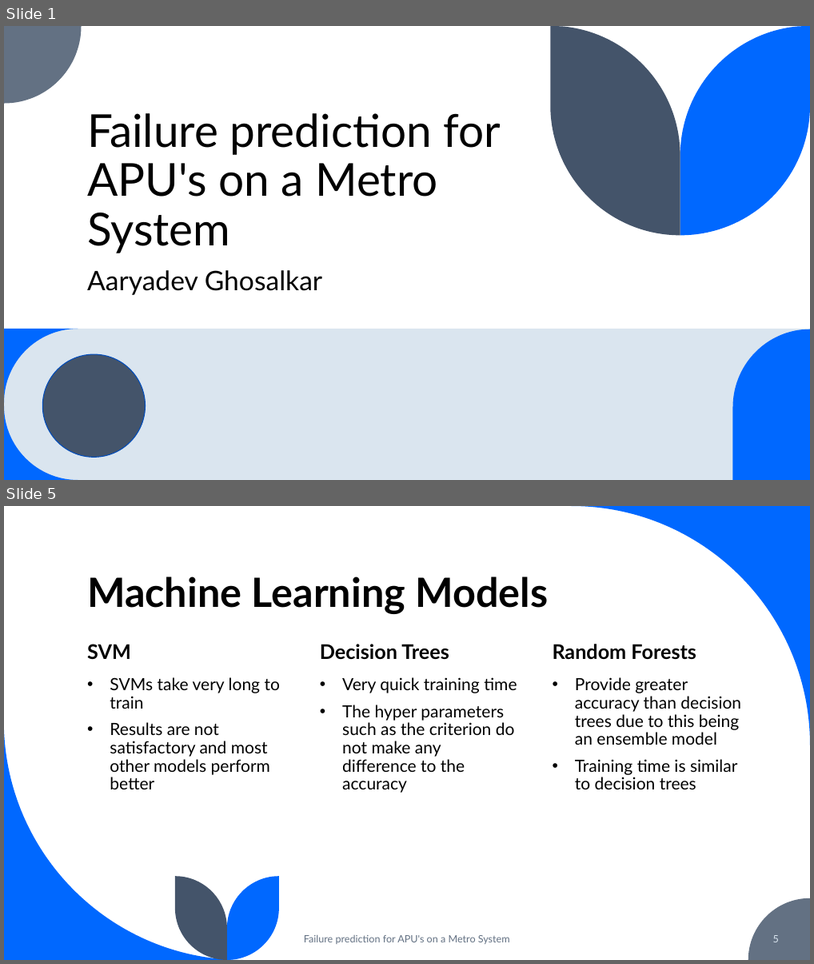
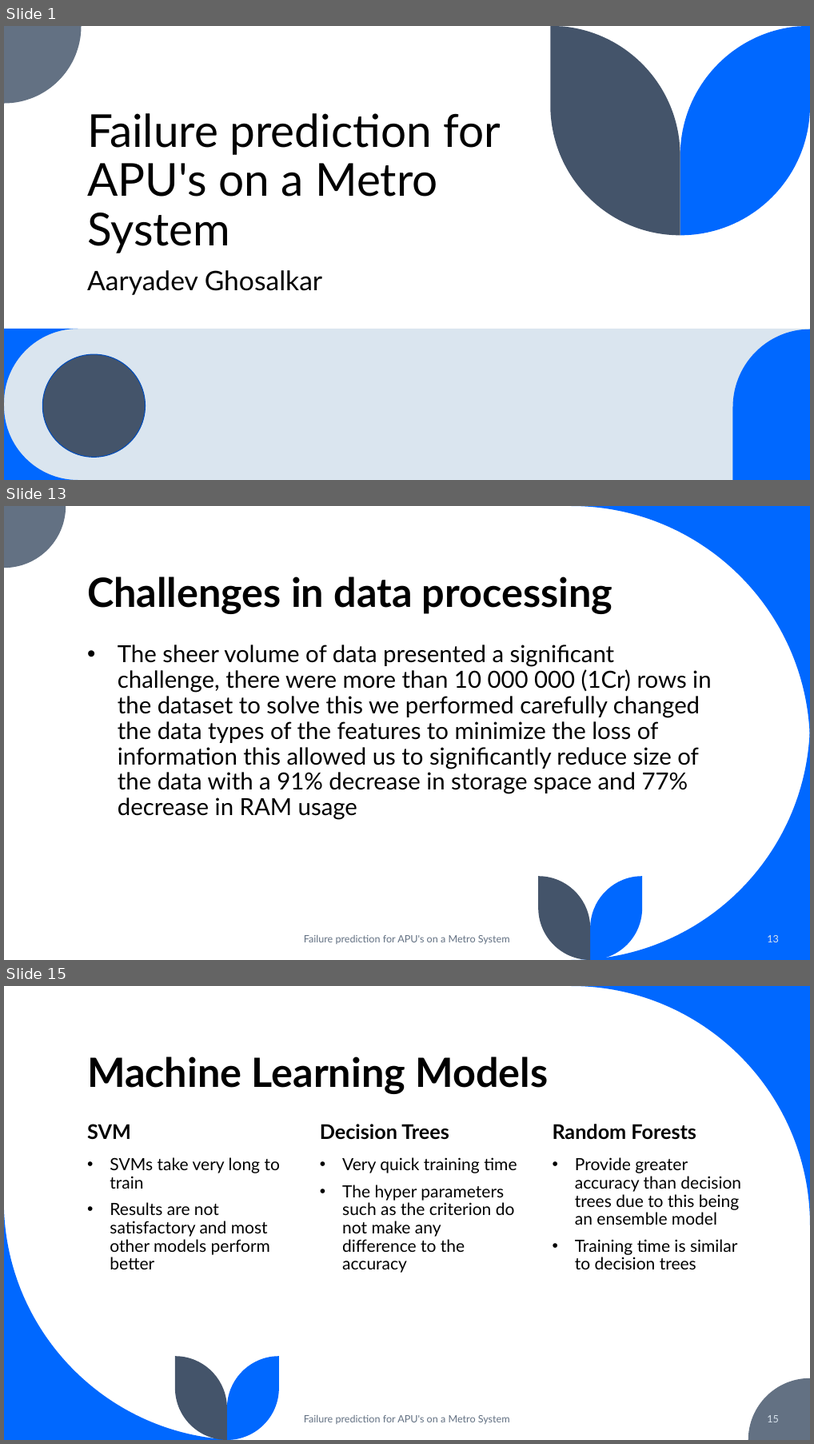
Before and after one commit to aaryadevg/Metro_PdM_Research, a slide deck: Paper/Viva.pptx. Shown one above the other, each under a label of ours: slides 1 and 5 before the commit, slides 1, 13 and 15 after it; the slides between them are not shown. The pictures are 814x964 and 814x1444 pixels, drawn with LibreOffice and Linux fonts; fonts in the diff are those of the drawing. Boxes give left, top, right and bottom in pixels: in the first picture for what was removed or moved away, otherwise in the second. Text is boxed around its words. In the diff, an @@ line names an element or a change of style, - is before the commit and + after.

```diff
--- a/Paper/Viva.pptx
+++ b/Paper/Viva.pptx
@@ slide 13 added at bbox=[4, 506, 810, 960], background #FFFFFF @@
@@ freeform shape added at bbox=[4, 506, 66, 568], fill #637183 @@
@@ freeform shape added at bbox=[571, 506, 810, 745], fill #0068FF @@
@@ title added at bbox=[87, 576, 613, 614], 48 pt, text #000000, bold @@
+Challenges in data processing
@@ text added at bbox=[118, 644, 711, 820], 28 pt, text #000000 @@
+• The sheer volume of data presented a significant challenge, there were more than 10 000 000 (1Cr) rows in the dataset to solve this we performed carefully changed the data types of the features to minimize the loss of information this allowed us to significantly reduce size of the data with a 91% decrease in storage space and 77% decrease in RAM usage
@@ freeform shape added at bbox=[571, 720, 810, 960], fill #0068FF @@
@@ freeform shape added at bbox=[539, 876, 591, 960], fill #44546A @@
@@ freeform shape added at bbox=[591, 876, 643, 960], fill #0068FF @@
@@ text added at bbox=[304, 935, 510, 944], 12 pt, text #637183 @@
+Failure prediction for APU's on a Metro System
@@ page number added at bbox=[767, 935, 779, 942], 12 pt, text #DAE5EF @@
+13
@@ what was slide 5 is now slide 15 @@
@@ page number at bbox=[767, 1415, 779, 1422]: text changed @@
-5
+15
```
Also in this commit, not shown: 5 slides changed, 11 other slides added, 15 other files.
